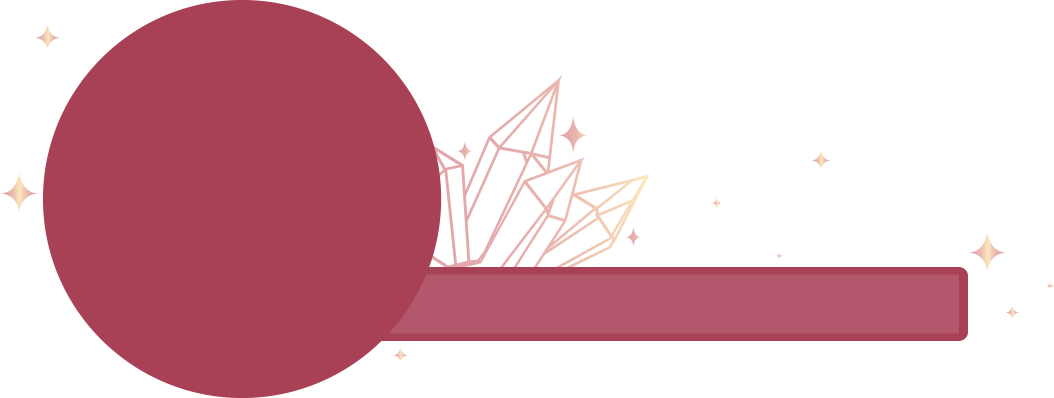
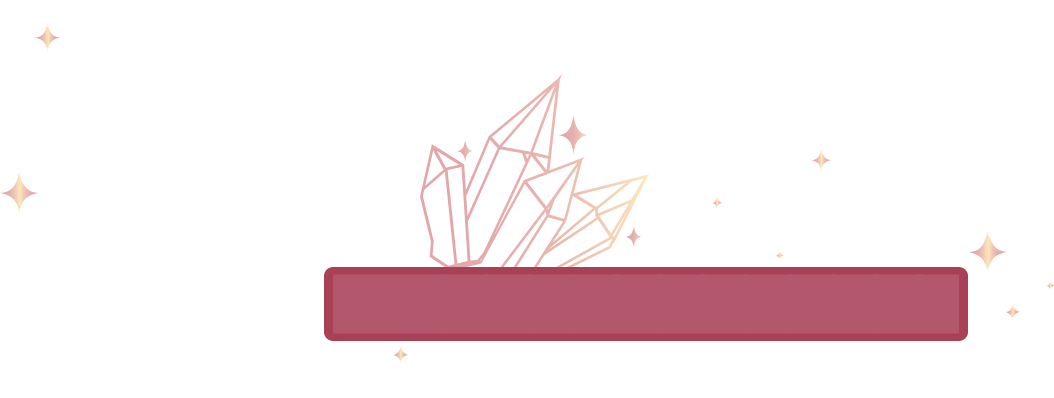
The second 1054x398 image is a revision of the first. Changes to its layers:
added layer "Vector Smart Object" (3rd of 6) above "Vector Smart Object" over 324, 267, 968, 341
added layer "Vector Smart Object" (4th of 6) above "Vector Smart Object" over 420, 74, 649, 288
added layer "Vector Smart Object" (5th of 6) above "Vector Smart Object" over 0, 23, 1054, 363
hid "Vector Smart Object" (6th of 6) over 43, 0, 968, 398
